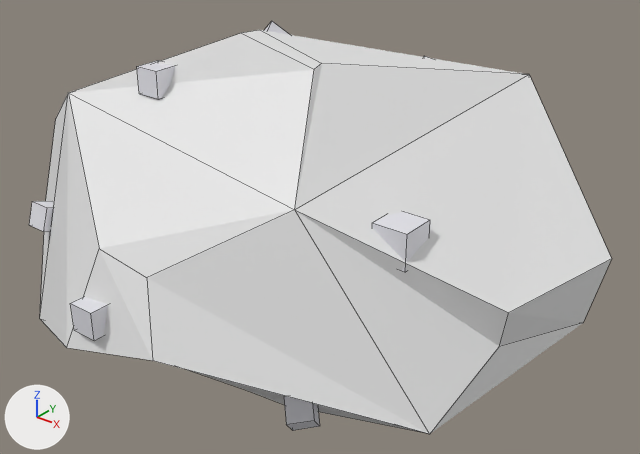
One commit to the Blender file EQFleet/assets/model/asteroid.blend: the scene before it, then after it.
One viewpoint serves both versions: a 50 mm lens placed at (4.45, -4.88, 3.19), pointed at (0.16, 0.49, -0.14). The axes (+X, +Y, +Z) are drawn at lower left. The lights are the same throughout. The older version comes first. Mesh edges are drawn as thin lines.
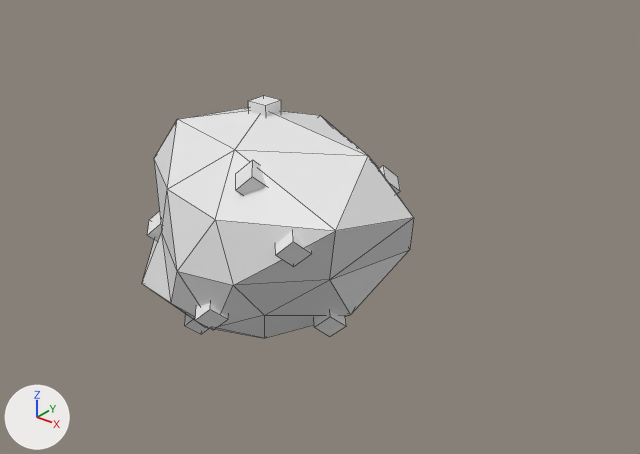
Location of each change, (x1, y1, x2, y2) in pixels of the pictures (640 x 454 px; the box of a moved part takes in the faces that stretch with it):
'Cube', reshaped, moved (53% narrower, 41% shorter)
    before: (29, 21, 612, 434)
    after: (142, 96, 414, 338)
part 1 of me_cube_001, added
    after: (248, 96, 281, 117)
part 2 of me_cube_001, moved or reshaped (not visible afterwards)
    before: (264, 21, 290, 35)
part 3 of me_cube_001, moved or reshaped
    before: (70, 297, 108, 341)
    after: (195, 303, 229, 330)
part 4 of me_cube_001, moved or reshaped (mostly hidden afterwards)
    before: (284, 396, 320, 430)
    after: (185, 315, 209, 334)
part 5 of me_cube_001, moved or reshaped
    before: (137, 60, 175, 99)
    after: (147, 211, 162, 241)
part 6 of me_cube_001, moved or reshaped
    before: (372, 212, 430, 272)
    after: (275, 231, 312, 267)
part 7 of me_cube_001, moved or reshaped (not visible before)
    after: (379, 165, 400, 194)
part 8 of me_cube_001, moved or reshaped
    before: (29, 201, 53, 232)
    after: (314, 311, 346, 336)
part 9 of me_cube_001, moved or reshaped (not visible before)
    after: (236, 160, 266, 195)
part 10 of me_cube_001, added
    after: (142, 107, 414, 338)
part 11 of me_cube_001, deleted
    before: (40, 30, 612, 434)

Edits to the bpy script that builds the scene:
```text
Add mat_ore:
    mat_ore = principled_material('Ore')
    mat_ore.base_color = (0.81, 0.81, 0.81)  # white #e8e8e8
Change me_cube_001:
    used by ob_cube; location = (0.0, 0.0, 0.0)
    remove me_cube_001.from_pydata(...)  # 128 vertices, 102 faces; spans x -2.67..2.58, y -1.9..2.69, z -1.66..1.6
    add me_cube_001.from_pydata(...)  # 146 vertices, 158 faces; spans x -1.2..1.37, y -1.0..1.07, z -0.93..1.06
    me_cube_001 part 1: a new loose piece, a box spanning x -0.1..0.08, y -0.06..0.11, z 0.88..1.06, in mat_ore (white #e8e8e8)
    me_cube_001 part 2: the loose piece of 8 vertices spanning x -0.91..-0.53, y 0.74..1.08, z 1.06..1.41 is multiplied about its middle by the matrix ((0.082, -0.796, -0.134), (0.72, 0.133, -0.349), (0.364, -0.083, 0.72)), then moved by (-0.07, -0.61, -0.8), in mat_ore (white #e8e8e8)
    me_cube_001 part 3: the loose piece of 8 vertices spanning x -0.11..0.11, y -1.88..-1.67, z -0.11..0.11 is multiplied about its middle by the matrix ((0.317, -0.523, 0.564), (0.539, 0.586, 0.241), (-0.549, 0.274, 0.562)), then moved by (0.16, 0.95, -0.36), in mat_ore (white #e8e8e8)
    me_cube_001 part 4: the loose piece of 8 vertices spanning x 0.64..0.99, y -0.75..-0.37, z -1.32..-0.97 is multiplied about its middle by the matrix ((-0.399, -0.239, 0.665), (-0.031, -0.757, -0.29), (0.705, -0.168, 0.363)), then moved by (-1.17, 0.09, 0.36), in mat_ore (white #e8e8e8)
    me_cube_001 part 5: the loose piece of 8 vertices spanning x -0.85..-0.63, y -0.52..-0.3, z 1.09..1.31 is multiplied about its middle by the matrix ((0.309, -0.51, 0.55), (0.526, 0.571, 0.235), (-0.535, 0.267, 0.548)), then moved by (0.07, -0.12, -1.22), in mat_ore (white #e8e8e8)
    me_cube_001 part 6: the loose piece of 8 vertices spanning x 1.38..1.66, y -0.49..-0.21, z 0.36..0.63 is multiplied about its middle by the matrix ((0.244, -0.402, 0.434), (0.415, 0.451, 0.185), (-0.422, 0.211, 0.432)), then moved by (-0.67, -0.31, -0.14), in mat_ore (white #e8e8e8)
    me_cube_001 part 7: the loose piece of 8 vertices spanning x 1.51..1.88, y 1.32..1.65, z -0.02..0.33 is multiplied about its middle by the matrix ((0.185, -0.426, 0.665), (0.746, -0.128, -0.29), (0.257, 0.678, 0.363)), then moved by (-0.98, -0.85, 0.19), in mat_ore (white #e8e8e8)
    me_cube_001 part 8: the loose piece of 8 vertices spanning x -2.08..-1.86, y -0.9..-0.62, z -0.34..-0.06 is multiplied about its middle by the matrix ((0.309, -0.313, 0.682), (0.526, 0.616, 0.045), (-0.535, 0.425, 0.437)), then moved by (2.7, 0.66, -0.36), in mat_ore (white #e8e8e8)
    me_cube_001 part 9: the loose piece of 8 vertices spanning x 0.2..0.55, y 1.65..1.98, z 0.81..1.08 is multiplied about its middle by the matrix ((-0.106, -0.426, 0.682), (0.8, -0.128, 0.045), (0.084, 0.678, 0.437)), then moved by (0.03, -2.38, -0.26), in mat_ore (white #e8e8e8)
    me_cube_001 part 10: a new loose piece of 42 vertices spanning x -1.2..1.37, y -1.0..1.0, z -0.85..1.0, in mat_materialbase (white #e7e7e7)
    me_cube_001 part 11: 32 vertices removed from x -2.67..2.58, y -1.9..2.69, z -1.66..1.6
    other edits to the shape of me_cube_001 do not show in these pictures
    remove me_cube_001.materials.append(mat_materialore)  # white #e1e1e7
    add me_cube_001.materials.append(mat_ore)  # white #e8e8e8
Change ob_cube:
    ob_cube.location: (0.0, 0.0, 0.0) -> (-0.011, -0.002, 0.01)
```
